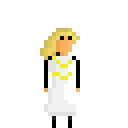
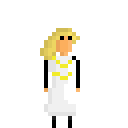
Layer changes from the first 128x128 image to the second:
painted on "Background" over [48, 52, 60, 60]
